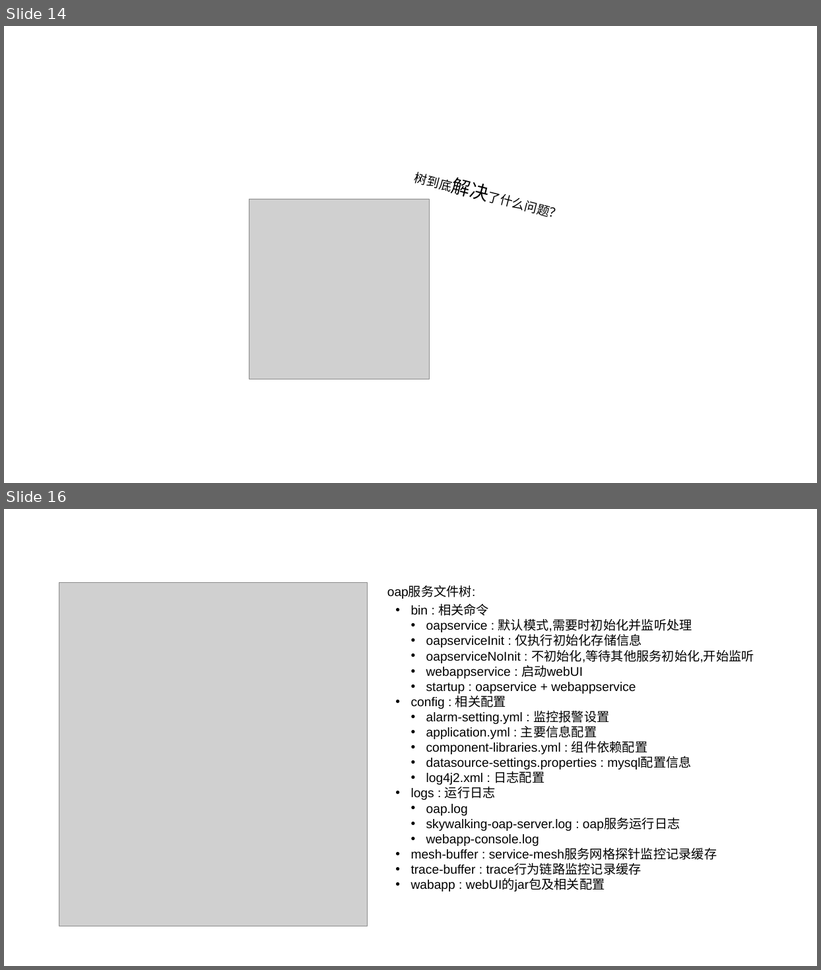
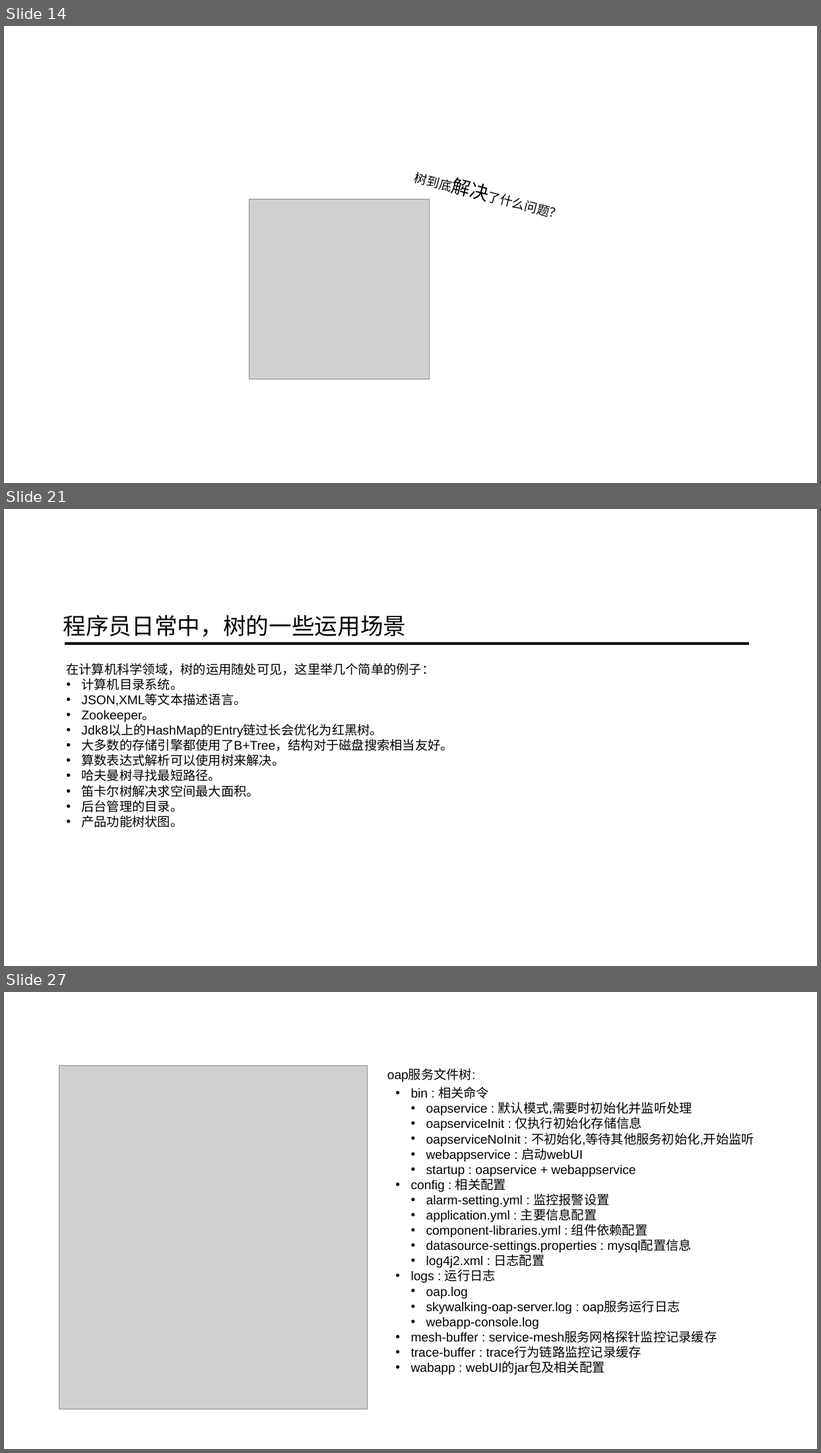
Before and after one commit to ainilili/data-structure-trees-demo, a slide deck: 数据结构之树.pptx. Shown one above the other, each under a label of ours: slides 14 and 16 before the commit, slides 14, 21 and 27 after it; the slides between them are not shown. The pictures are 821x970 and 821x1453 pixels, drawn with LibreOffice and Linux fonts; fonts in the diff are those of the drawing; grey boxes stand for pictures; background and template pictures are left out. Boxes give left, top, right and bottom in pixels: in the first picture for what was removed or moved away, otherwise in the second. Text is boxed around its words. In the diff, an @@ line names an element or a change of style, - is before the commit and + after.

```diff
--- a/数据结构之树.pptx
+++ b/数据结构之树.pptx
@@ slide 21 added at [4, 509, 817, 966], background picture (left out) @@
@@ text added at [63, 615, 407, 637], 54 pt, text #000000 @@
+程序员日常中，树的一些运用场景
@@ line added from (65, 644) to (749, 644), #000000 6.5 pt @@
@@ text added at [66, 663, 453, 828], 30 pt, text #000000 @@
+在计算机科学领域，树的运用随处可见，这里举几个简单的例子：
+• 计算机目录系统。
+• JSON,XML等文本描述语言。
+• Zookeeper。
+• Jdk8以上的HashMap的Entry链过长会优化为红黑树。
+• 大多数的存储引擎都使用了B+Tree，结构对于磁盘搜索相当友好。
+• 算数表达式解析可以使用树来解决。
+• 哈夫曼树寻找最短路径。
+• 笛卡尔树解决求空间最大面积。
+• 后台管理的目录。
+• 产品功能树状图。
@@ what was slide 16 is now slide 27 @@
```
Also in this commit, not shown: 2 slides changed, 10 other slides added.
